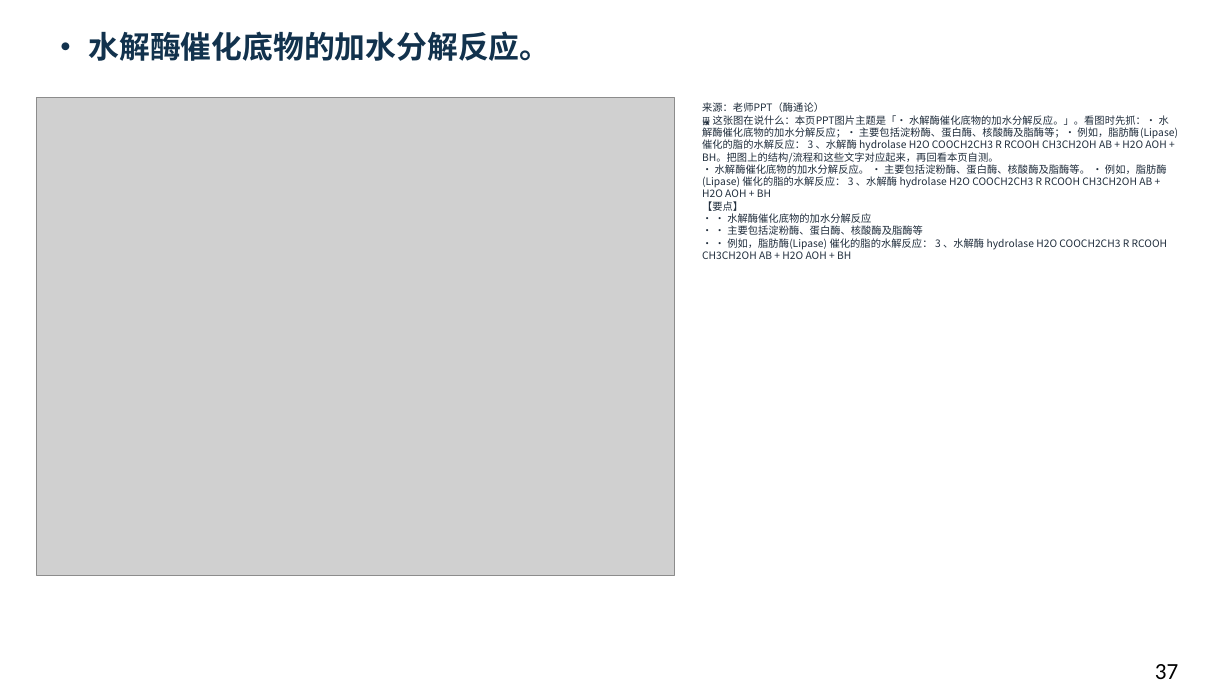
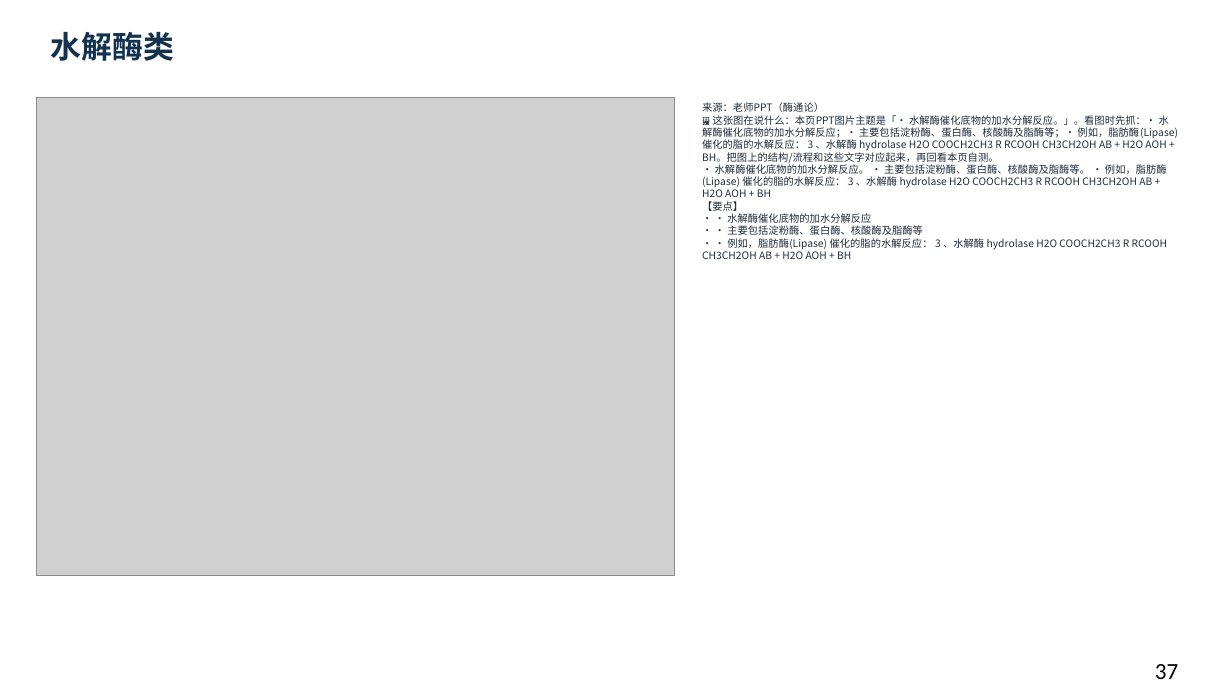
Before and after one commit to newkan-li/Biochemistry, a slide deck: slide 37 of downloads/bc06-ai-style.pptx. Drawn at 1232x693 pixels with LibreOffice and Linux fonts; fonts in the diff are those of the drawing; grey boxes stand for pictures. Boxes give left, top, right and bottom in pixels: in the first picture for what was removed or moved away, otherwise in the second. Text is boxed around its words. In the diff, an @@ line names an element or a change of style, - is before the commit and + after.

```diff
--- a/downloads/bc06-ai-style.pptx
+++ b/downloads/bc06-ai-style.pptx
@@ text at bbox=[51, 32, 174, 61]: text changed @@
-• 水解酶催化底物的加水分解反应。
+水解酶类
```
Also in this commit, not shown: 11 other slides changed, 6 slides added, 6 other files.
